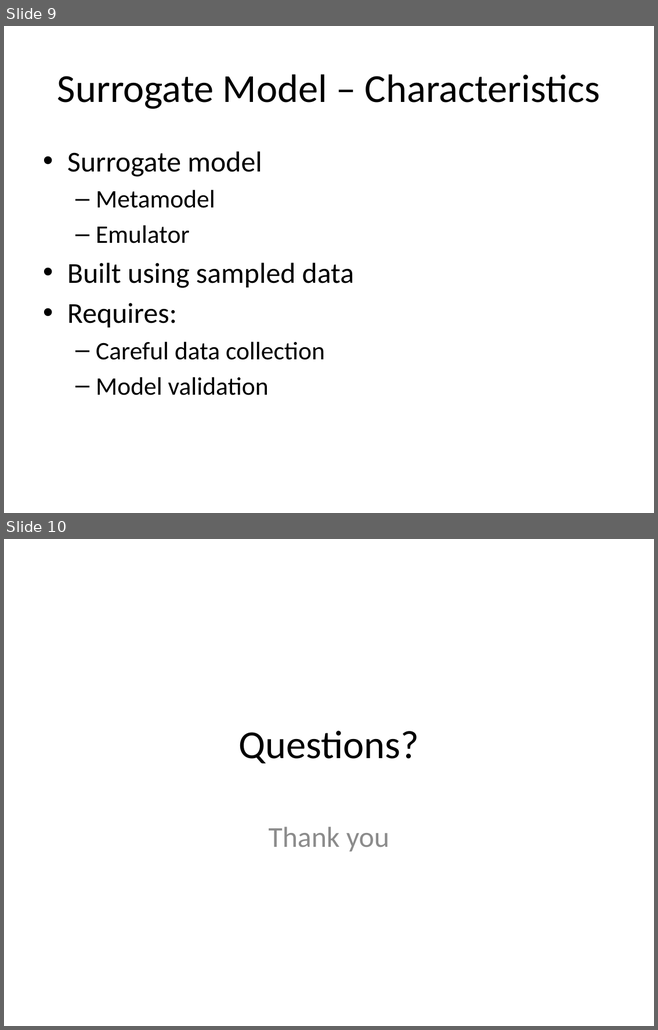
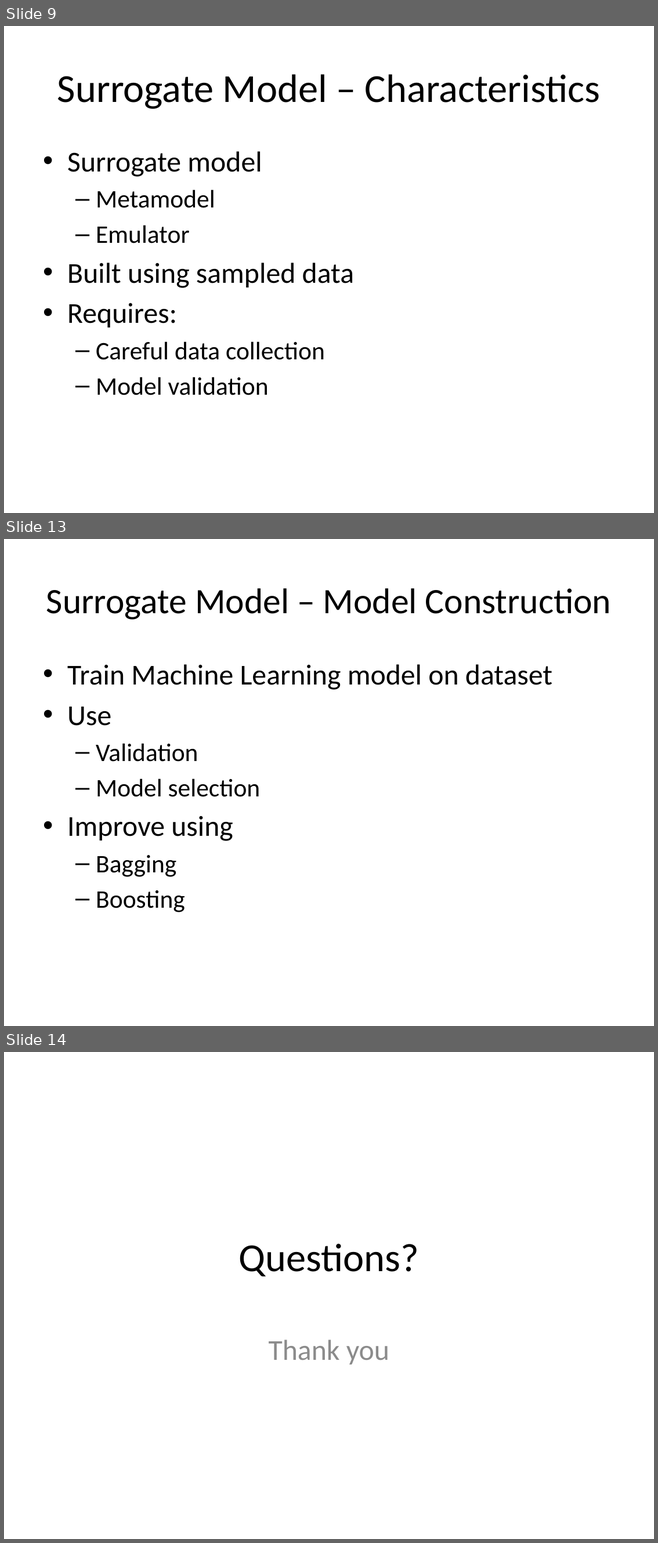
Before and after one commit to look4pritam/SurrogateModel, a slide deck: Presentations/SurrogateModel.pptx. Shown one above the other, each under a label of ours: slides 9 and 10 before the commit, slides 9, 13 and 14 after it; the slides between them are not shown. The pictures are 658x1030 and 658x1543 pixels, drawn with LibreOffice and Linux fonts; fonts in the diff are those of the drawing. Boxes give left, top, right and bottom in pixels: in the first picture for what was removed or moved away, otherwise in the second. Text is boxed around its words. In the diff, an @@ line names an element or a change of style, - is before the commit and + after.

```diff
--- a/Presentations/SurrogateModel.pptx
+++ b/Presentations/SurrogateModel.pptx
@@ slide 13 added at [4,539,654,1026], background #FFFFFF @@
@@ title added at [46,588,611,620], 39.6 pt, text #000000 @@
+Surrogate Model – Model Construction
@@ text added at [67,664,552,913], 32 pt, text #000000 @@
+• Train Machine Learning model on dataset
+• Use
+  – Validation
+  – Model selection
+• Improve using
+  – Bagging
+  – Boosting
@@ what was slide 10 is now slide 14 @@
```
Also in this commit, not shown: 1 slide changed, 3 other slides added.
